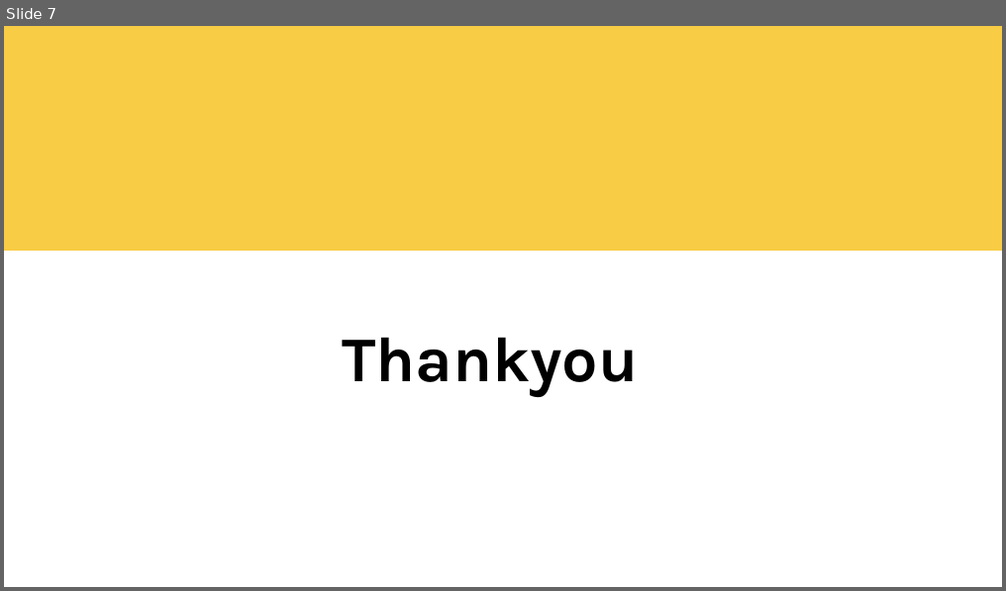
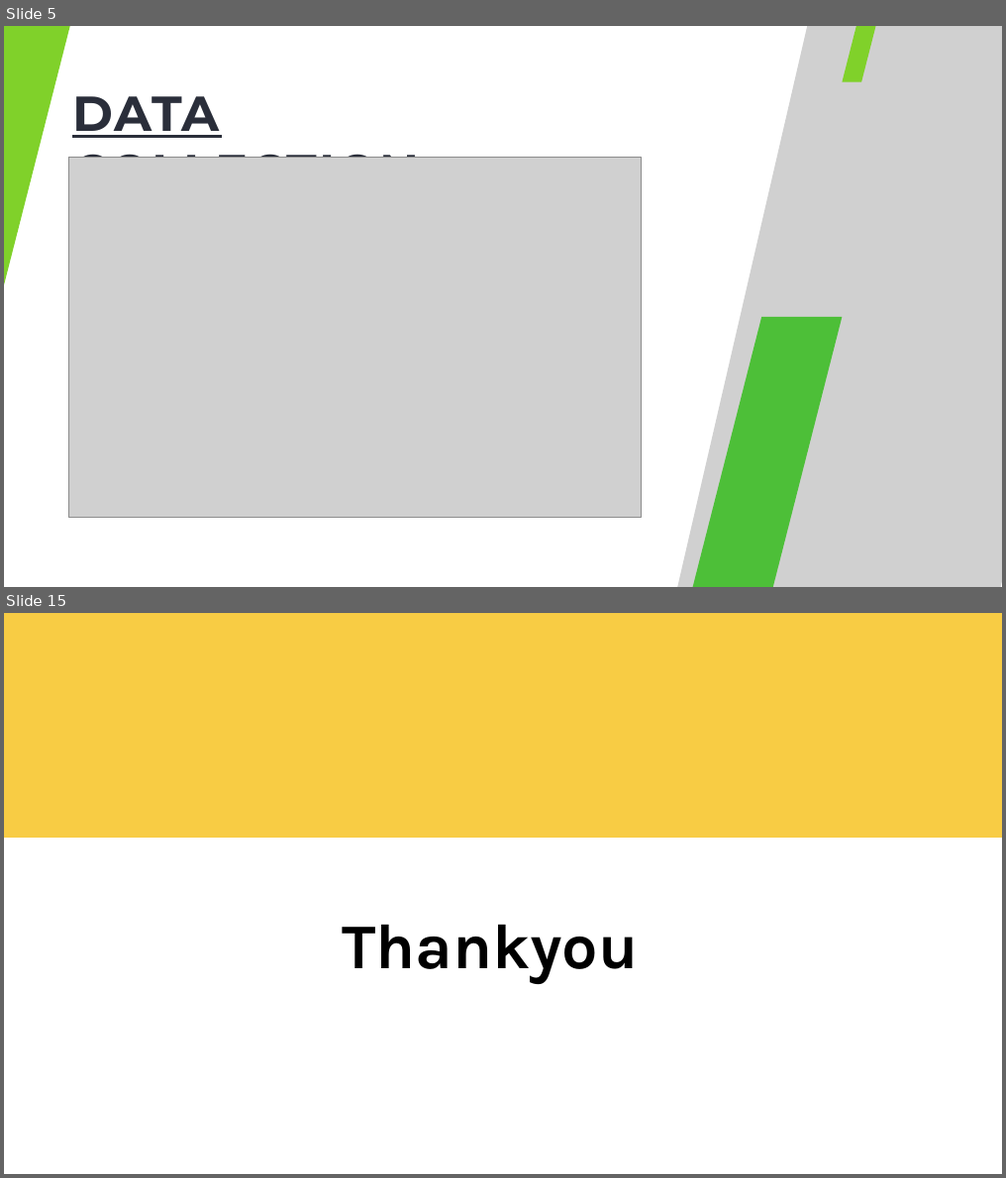
Before and after one commit to Nian2024/blinkit_analysis, a slide deck: blinkit.pptx. Shown one above the other, each under a label of ours: slide 7 before the commit, slides 5 and 15 after it; the slides between them are not shown. The pictures are 1006x591 and 1006x1178 pixels, drawn with LibreOffice and Linux fonts; fonts in the diff are those of the drawing; grey boxes stand for pictures. Boxes give left, top, right and bottom in pixels: in the first picture for what was removed or moved away, otherwise in the second. Text is boxed around its words. In the diff, an @@ line names an element or a change of style, - is before the commit and + after.

```diff
--- a/blinkit.pptx
+++ b/blinkit.pptx
@@ slide 5 added at [4, 26, 1002, 587], background #FFFFFF @@
@@ freeform shape added at [4, 26, 79, 285], fill #80D12A @@
@@ picture added at [670, 26, 1002, 587] @@
@@ picture added at [721, 26, 1002, 587] @@
@@ freeform shape added at [842, 26, 881, 81], fill #80D12A @@
@@ text added at [72, 96, 420, 158], 70.8 pt, text #2A2E3A, bold, underline @@
+DATA COLLECTION
@@ picture added at [68, 157, 642, 517] @@
@@ freeform shape added at [681, 317, 842, 587], fill #4DBF38 @@
@@ what was slide 7 is now slide 15 @@
```
Also in this commit, not shown: 5 slides changed, 7 other slides added.
